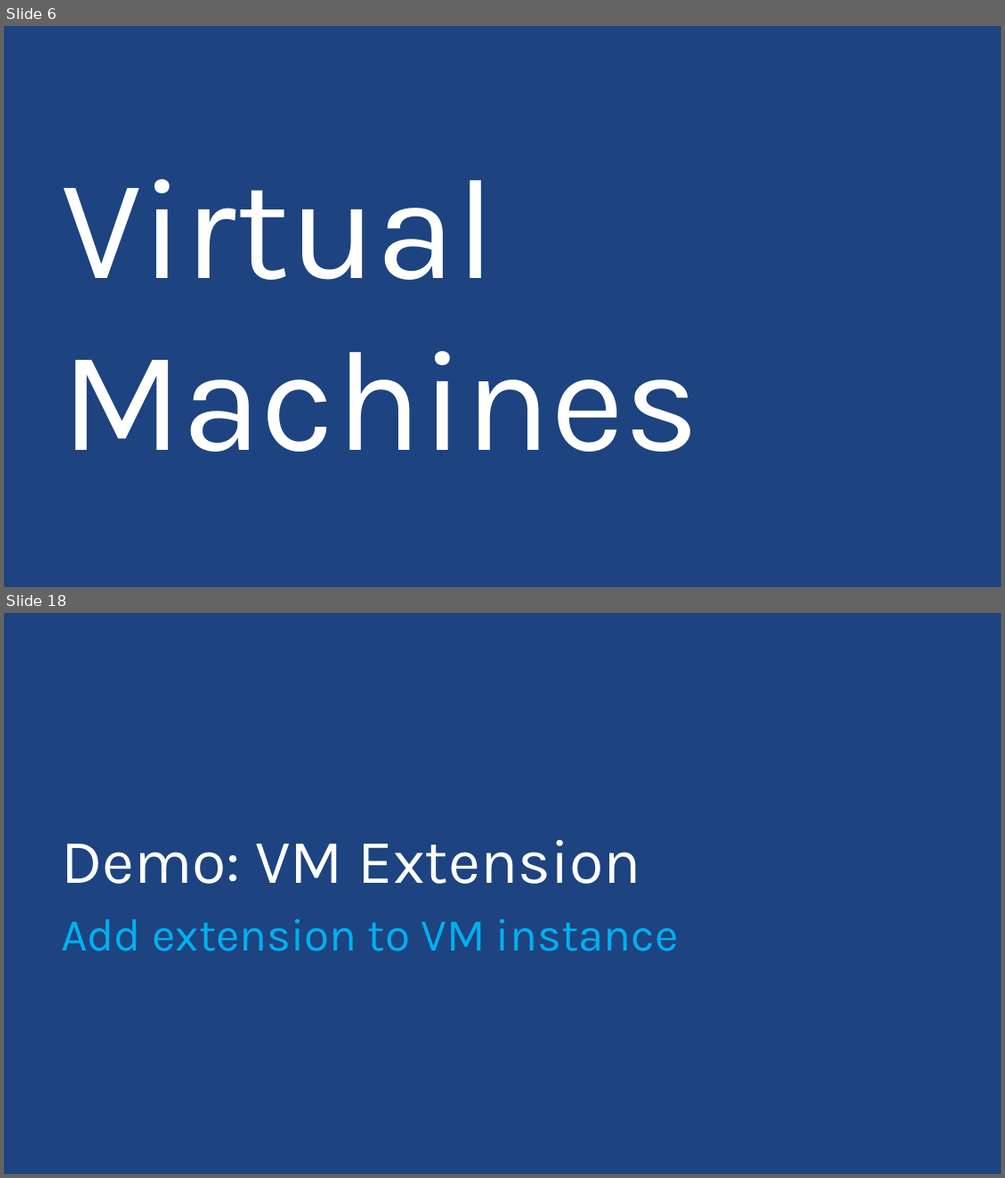
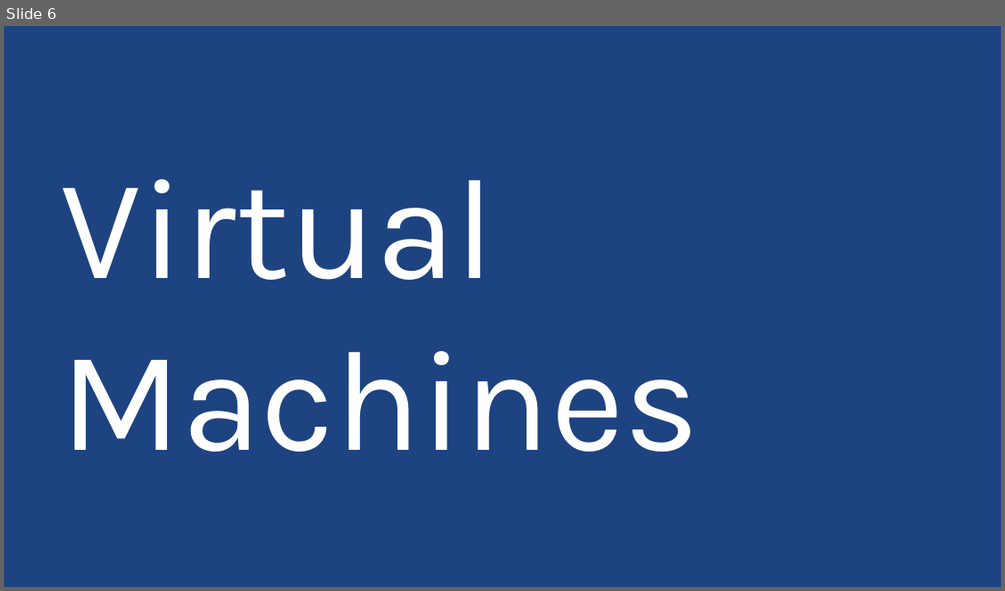
Before and after one commit to ThessalonikiNet-MeetUp/globalazurebootcamp2015, a slide deck: Nikos Tzelvenzis - Azure IaaS/Presentation/IaaS.pptx. Shown one above the other, each under a label of ours: slides 6 and 18 before the commit, slide 6 after it; the slides between them are not shown. The pictures are 1005x1178 and 1005x591 pixels, drawn with LibreOffice and Linux fonts; fonts in the diff are those of the drawing; background and template pictures are left out. Boxes give left, top, right and bottom in pixels: in the first picture for what was removed or moved away, otherwise in the second. Text is boxed around its words. In the diff, an @@ line names an element or a change of style, - is before the commit and + after.

Commit message:
Συμπλήρωση Presentation και διόρθώσεις στο Demo APP

```diff
--- a/Nikos Tzelvenzis - Azure IaaS/Presentation/IaaS.pptx
+++ b/Nikos Tzelvenzis - Azure IaaS/Presentation/IaaS.pptx
@@ slide 18 removed at (4,613,1001,1174), background picture (left out) @@
@@ title removed at (61,840,641,884) @@
-Demo: VM Extension
@@ subtitle removed at (61,919,678,951) @@
-Add extension to VM instance
```
Also in this commit, not shown: 20 slides changed, 2 slides added, 24 other slides removed, 10 other files.
